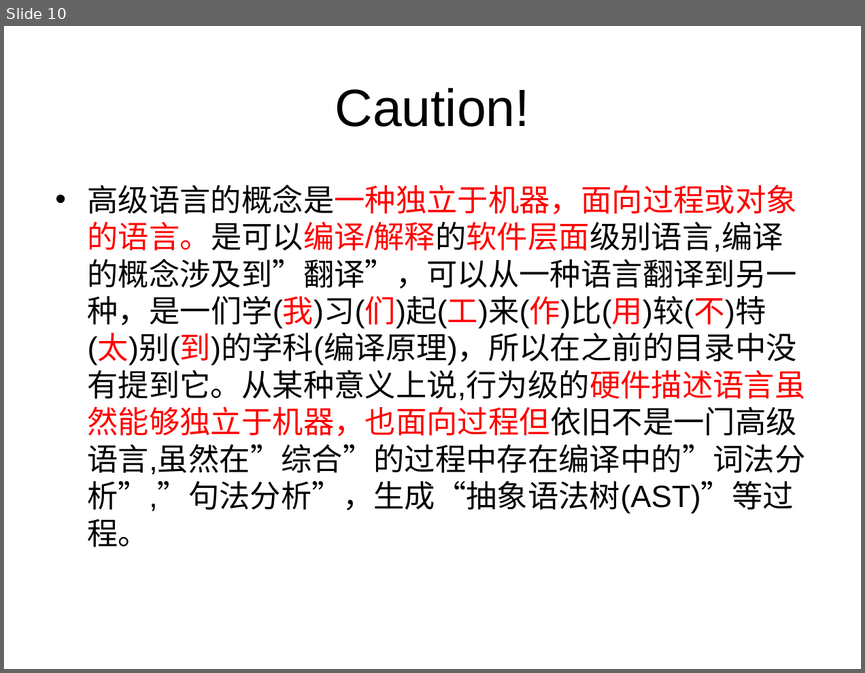
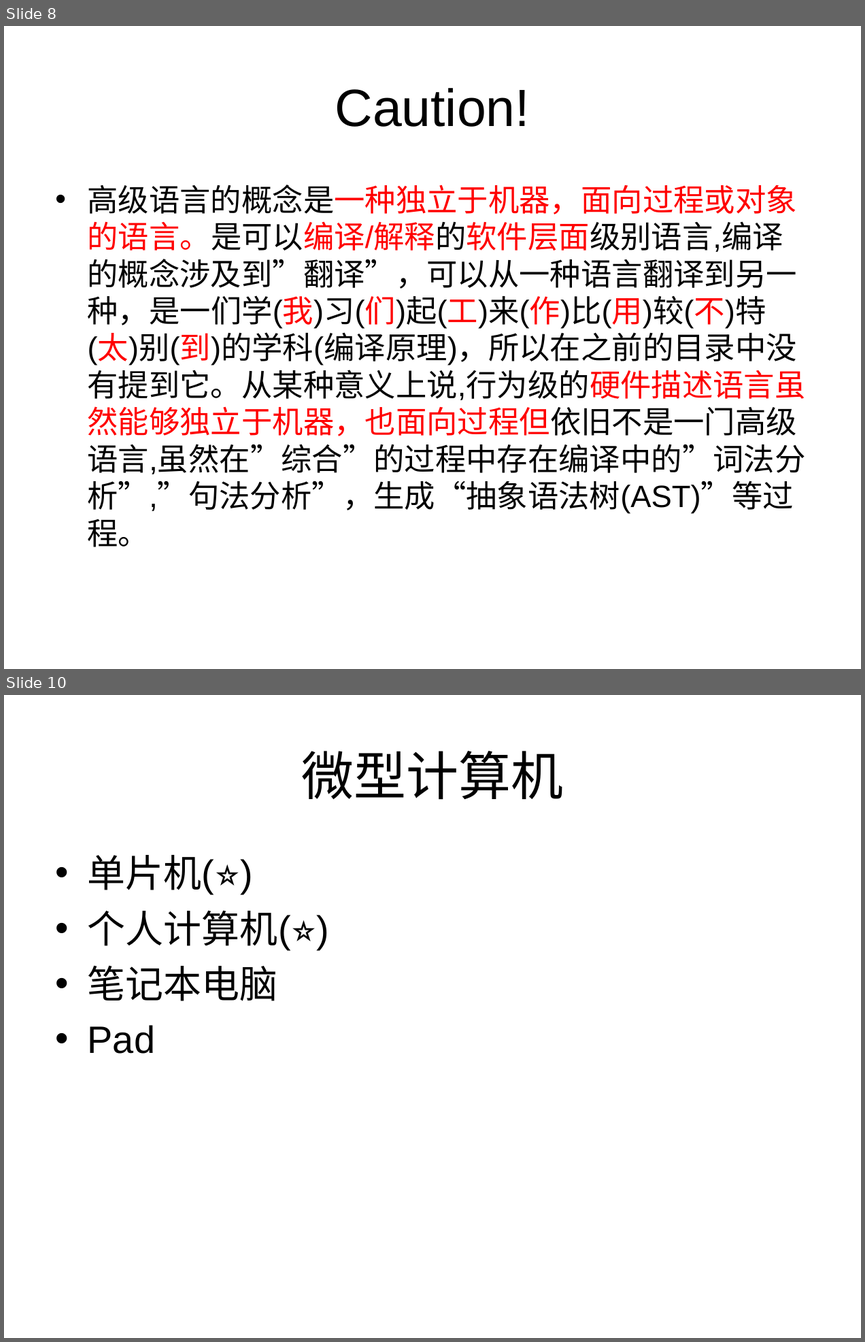
Before and after one commit to KuzuryuYaichi/Speach, a slide deck: 讲课/jk.ppt. Shown one above the other, each under a label of ours: slide 10 before the commit, slides 8 and 10 after it; the slides between them are not shown. The pictures are 865x673 and 865x1342 pixels, drawn with LibreOffice and Linux fonts; fonts in the diff are those of the drawing. Boxes give left, top, right and bottom in pixels: in the first picture for what was removed or moved away, otherwise in the second. Text is boxed around its words. In the diff, an @@ line names an element or a change of style, - is before the commit and + after.

```diff
--- a/讲课/jk.ppt
+++ b/讲课/jk.ppt
@@ slide 10 added at [4,695,861,1338], background #FFFFFF @@
@@ title added at [301,751,563,799], 44 pt, text #000000 @@
+微型计算机
@@ text added at [88,855,291,1053], 32 pt, text #000000 @@
+• 单片机(⭐)
+• 个人计算机(⭐)
+• 笔记本电脑
+• Pad
@@ what was slide 10 is now slide 8 @@
```
Also in this commit, not shown: 4 slides changed, 1 other slide added, 2 slides removed.
